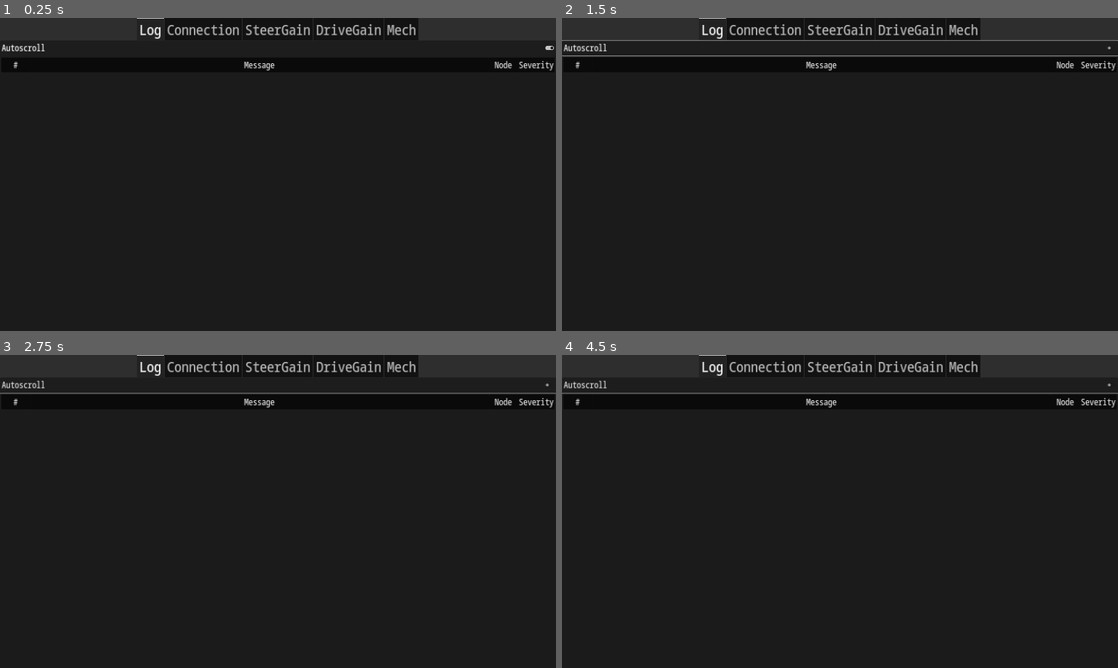
Above: before the commit, frames 1-4 (two rows, left to right).
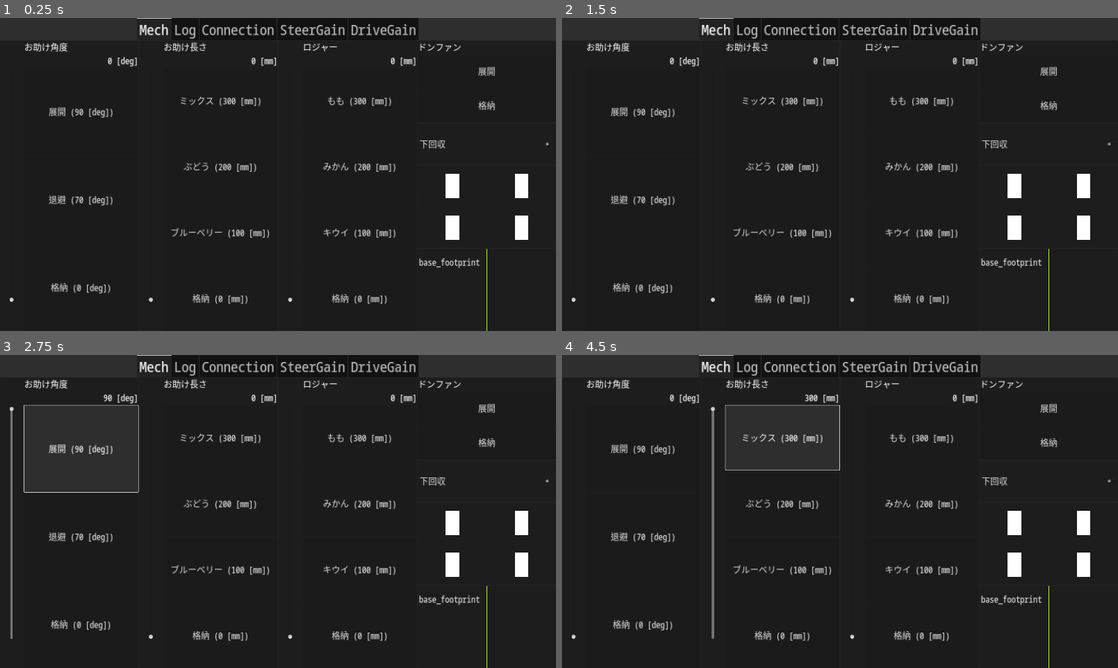
Above: after the commit, the same moments.

Repository: omuct-robotclub/nhk2023-team-a-controller
Game: Godot game, scene res://controls/controller.tscn
The game is run twice, just before and just after one commit, with the same random seed, the same clock (stepped at 60 frames per second) and the same inputs.
Inputs (mouse positions are in pixels of both pictures, inside the frame that each line leads up to):
- Up to frame 1 (0.25 s): no input
- Up to frame 2 (1.5 s): click (1017, 262) at 0.5 s, where only the run after the commit has a clickable "base_footprint"; click (840, 49) at 1.25 s, where only the run before the commit has a clickable "Autoscroll"
- Up to frame 3 (2.75 s): click (83, 448) at 2 s, where only the run after the commit has a clickable "展開 (90 [deg])"
- Up to frame 4 (4.5 s): click (645, 536) at 2.75 s, where only the run after the commit has a clickable "退避 (70 [deg])"; click (645, 624) at 3.5 s, where only the run after the commit has a clickable "格納 (0 [deg])"; click (784, 436) at 4.25 s, where only the run after the commit has a clickable "ミックス (300 [mm])"

The runs differ from the first frame. In frame 1, 4.6% of the frame differs, in the area x 0-100%, y 0-100%; in frame 2, 5.0%; in frame 3, 5.8%; in frame 4, 5.9%.

Commit message:
use TwistStamped

Diff:
--- a/controls/controller.tscn
+++ b/controls/controller.tscn
@@ -12,9 +12,10 @@
 [ext_resource type="Script" path="res://scripts/expander_controller.gd" id="10_yswmu"]
 [ext_resource type="Script" path="res://scripts/donfan_controller.gd" id="11_74va8"]
 [ext_resource type="Script" path="res://scripts/collector_controller.gd" id="12_0dauf"]
+[ext_resource type="Script" path="res://scripts/base_frame_selector.gd" id="13_d5gog"]
 [ext_resource type="Script" path="res://scripts/steer_offset_indicator.gd" id="13_vp31h"]
 [ext_resource type="PackedScene" uid="uid://c5aa1tt1uxd0i" path="res://controls/steer_wheel.tscn" id="14_10mmx"]
-[ext_resource type="PackedScene" uid="uid://d8u6tnxsamax" path="res://controls/cmd_vel_indicator.tscn" id="15_2luak"]
+[ext_resource type="PackedScene" uid="uid://d8u6tnxsamax" path="res://controls/target_vel_indicator.tscn" id="15_2luak"]
 
 [node name="Panel" type="Panel"]
 anchors_preset = 15
@@ -47,50 +48,7 @@
 theme_override_font_sizes/font_size = 50
 tab_alignment = 1
 
-[node name="Log" type="Panel" parent="MarginContainer/MainController/TabContainer"]
-layout_mode = 2
-
-[node name="RosOutViewer" parent="MarginContainer/MainController/TabContainer/Log" instance=ExtResource("4_vqv0p")]
-layout_mode = 1
-
-[node name="Connection" type="Panel" parent="MarginContainer/MainController/TabContainer"]
-visible = false
-layout_mode = 2
-
-[node name="ConnectionIndicator" parent="MarginContainer/MainController/TabContainer/Connection" instance=ExtResource("5_2ccwf")]
-layout_mode = 1
-
-[node name="SteerGain" type="Panel" parent="MarginContainer/MainController/TabContainer"]
-visible = false
-layout_mode = 2
-size_flags_horizontal = 3
-
-[node name="SteerGainController" parent="MarginContainer/MainController/TabContainer/SteerGain" instance=ExtResource("6_waxgt")]
-layout_mode = 1
-size_flags_vertical = 3
-display_name = "Steer"
-node_name = "/can_bridge"
-parameter_base = "steer"
-
-[node name="Min" parent="MarginContainer/MainController/TabContainer/SteerGain/SteerGainController" index="4"]
-min_value = -1.0
-
-[node name="Max" parent="MarginContainer/MainController/TabContainer/SteerGain/SteerGainController" index="5"]
-max_value = 1.0
-
-[node name="DriveGain" type="Panel" parent="MarginContainer/MainController/TabContainer"]
-visible = false
-layout_mode = 2
-
-[node name="DriveGainController" parent="MarginContainer/MainController/TabContainer/DriveGain" instance=ExtResource("6_waxgt")]
-layout_mode = 1
-size_flags_vertical = 3
-display_name = "Drive"
-node_name = "/can_bridge"
-parameter_base = "drive"
-
 [node name="Mech" type="HBoxContainer" parent="MarginContainer/MainController/TabContainer"]
-visible = false
 layout_mode = 2
 size_flags_vertical = 3
 
@@ -237,14 +195,77 @@
 [node name="SteerWheel2" parent="MarginContainer/MainController/TabContainer/Mech/VBoxContainer/SteerOffsetController/HBoxContainer/GridContainer" instance=ExtResource("14_10mmx")]
 layout_mode = 2
 
-[node name="CmdVelIndicator" parent="MarginContainer/MainController/TabContainer/Mech/VBoxContainer" instance=ExtResource("15_2luak")]
+[node name="Panel" type="Panel" parent="MarginContainer/MainController/TabContainer/Mech/VBoxContainer"]
+layout_mode = 2
+size_flags_vertical = 3
+
+[node name="CmdVelIndicator" parent="MarginContainer/MainController/TabContainer/Mech/VBoxContainer/Panel" instance=ExtResource("15_2luak")]
 unique_name_in_owner = true
 layout_mode = 2
-size_flags_horizontal = 3
-size_flags_vertical = 3
-
-[node name="HBoxContainer2" type="HBoxContainer" parent="MarginContainer/MainController/TabContainer/Mech"]
-layout_mode = 2
-size_flags_vertical = 3
+anchors_preset = 0
+size_flags_horizontal = 3
+size_flags_vertical = 3
+
+[node name="MenuButton" type="MenuButton" parent="MarginContainer/MainController/TabContainer/Mech/VBoxContainer/Panel"]
+layout_mode = 1
+offset_right = 253.0
+offset_bottom = 92.0
+text = "Base Frame"
+alignment = 0
+vertical_icon_alignment = 0
+item_count = 3
+popup/item_0/text = "base_footprint"
+popup/item_0/checkable = 2
+popup/item_0/id = 0
+popup/item_1/text = "odom"
+popup/item_1/checkable = 2
+popup/item_1/id = 1
+popup/item_2/text = "map"
+popup/item_2/checkable = 2
+popup/item_2/id = 2
+script = ExtResource("13_d5gog")
+
+[node name="Log" type="Panel" parent="MarginContainer/MainController/TabContainer"]
+visible = false
+layout_mode = 2
+
+[node name="RosOutViewer" parent="MarginContainer/MainController/TabContainer/Log" instance=ExtResource("4_vqv0p")]
+layout_mode = 1
+
+[node name="Connection" type="Panel" parent="MarginContainer/MainController/TabContainer"]
+visible = false
+layout_mode = 2
+
+[node name="ConnectionIndicator" parent="MarginContainer/MainController/TabContainer/Connection" instance=ExtResource("5_2ccwf")]
+layout_mode = 1
+
+[node name="SteerGain" type="Panel" parent="MarginContainer/MainController/TabContainer"]
+visible = false
+layout_mode = 2
+size_flags_horizontal = 3
+
+[node name="SteerGainController" parent="MarginContainer/MainController/TabContainer/SteerGain" instance=ExtResource("6_waxgt")]
+layout_mode = 1
+size_flags_vertical = 3
+display_name = "Steer"
+node_name = "/can_bridge"
+parameter_base = "steer"
+
+[node name="Min" parent="MarginContainer/MainController/TabContainer/SteerGain/SteerGainController" index="4"]
+min_value = -1.0
+
+[node name="Max" parent="MarginContainer/MainController/TabContainer/SteerGain/SteerGainController" index="5"]
+max_value = 1.0
+
+[node name="DriveGain" type="Panel" parent="MarginContainer/MainController/TabContainer"]
+visible = false
+layout_mode = 2
+
+[node name="DriveGainController" parent="MarginContainer/MainController/TabContainer/DriveGain" instance=ExtResource("6_waxgt")]
+layout_mode = 1
+size_flags_vertical = 3
+display_name = "Drive"
+node_name = "/can_bridge"
+parameter_base = "drive"
 
 [editable path="MarginContainer/MainController/TabContainer/SteerGain/SteerGainController"]
--- a/controls/cmd_vel_indicator.tscn
+++ b/controls/target_vel_indicator.tscn
@@ -2,15 +2,8 @@
 
 [ext_resource type="Script" path="res://scripts/target_vel_indicator.gd" id="1_f3rq2"]
 
-[node name="CmdVelIndicator" type="Panel"]
-anchors_preset = 15
-anchor_right = 1.0
-anchor_bottom = 1.0
-grow_horizontal = 2
-grow_vertical = 2
-
-[node name="Control" type="Control" parent="."]
-layout_mode = 1
+[node name="CmdVelIndicator" type="Control"]
+layout_mode = 3
 anchors_preset = 15
 anchor_right = 1.0
 anchor_bottom = 1.0
--- /dev/null
+++ b/scripts/base_frame_selector.gd
@@ -0,0 +1,21 @@
+extends MenuButton
+
+
+func _ready() -> void:
+    text = RobotInterface.cmd_vel_frame
+    get_popup().index_pressed.connect(
+        func(index: int) -> void:
+            var frame_name := get_popup().get_item_text(index)
+            RobotInterface.set_cmd_vel_frame(frame_name)
+    )
+    RobotInterface.cmd_vel_frame_changed.connect(
+        func() -> void:
+            var frame_name := RobotInterface.cmd_vel_frame
+            text = frame_name
+            var popup := get_popup()
+            for i in range(popup.item_count):
+                if frame_name == popup.get_item_text(i):
+                    popup.set_item_checked(i, true)
+                else:
+                    popup.set_item_checked(i, false)
+    )
--- a/scripts/robot_controller.gd
+++ b/scripts/robot_controller.gd
@@ -9,7 +9,7 @@
 var collecting_ := false
 var all_expanding_ := false
 
-@onready var cmd_vel_indicator_: Panel = %CmdVelIndicator
+@onready var cmd_vel_indicator_: Control = %CmdVelIndicator
 
 func _ready() -> void:
     add_child(tim_)
--- a/scripts/robot_interface.gd
+++ b/scripts/robot_interface.gd
@@ -1,5 +1,6 @@
 extends Node
 
+signal cmd_vel_frame_changed()
 signal donfan_cmd_changed()
 signal expander_length_changed()
 signal collector_cmd_changed()
@@ -7,6 +8,7 @@
 signal arm_angle_changed()
 signal large_wheel_cmd_changed()
 
+var cmd_vel_frame := "base_footprint"
 var donfan_cmd: int
 var expander_length: float
 var collector_cmd: bool
@@ -18,7 +20,7 @@
 var target_angular_velocity := 0.0
 
 var _publish_command_timer := Timer.new()
-@onready var _cmd_vel_pub := rosbridge.create_publisher("geometry_msgs/Twist", "cmd_vel")
+@onready var _cmd_vel_stamped_pub := rosbridge.create_publisher("geometry_msgs/TwistStamped", "cmd_vel_stamped")
 @warning_ignore("unused_private_class_variable")
 @onready var _cmd_vel_filtered_sub := rosbridge.create_subscription("geometry_msgs/Twist", "cmd_vel_filtered", _cmd_vel_filtered_callback)
 var _filtered_linear_vel := Vector2()
@@ -44,13 +46,18 @@
     _filtered_angular_vel = msg.angular.z
 
 func _publish_command() -> void:
-    _cmd_vel_pub.publish({
-        "linear": {
-            "x": target_linear_velocity.x,
-            "y": target_linear_velocity.y
+    _cmd_vel_stamped_pub.publish({
+        "header": {
+            "frame_id": cmd_vel_frame
         },
-        "angular": {
-            "z": target_angular_velocity
+        "twist": {
+            "linear": {
+                "x": target_linear_velocity.x,
+                "y": target_linear_velocity.y
+            },
+            "angular": {
+                "z": target_angular_velocity
+            }
         }
     })
 
@@ -59,6 +66,10 @@
 
 func start_unwinding() -> void:
     _unwind_cli.call_service({})
+
+func set_cmd_vel_frame(frame: String) -> void:
+    cmd_vel_frame = frame
+    cmd_vel_frame_changed.emit()
 
 func set_donfan_cmd(dir: int) -> void:
     donfan_cmd = dir
--- a/scripts/rosout_viewer.gd
+++ b/scripts/rosout_viewer.gd
@@ -42,7 +42,6 @@
     else: return Color.DARK_RED
 
 func _rosout_callback(msg: Dictionary) -> void:
-    print(msg)
     var level_text := _level_to_text(msg["level"])
     var level_color := _level_to_color(msg["level"])
     var item := tree.create_item(root)
Not shown: 1 places in controls/controller.tscn that only renumber resources
